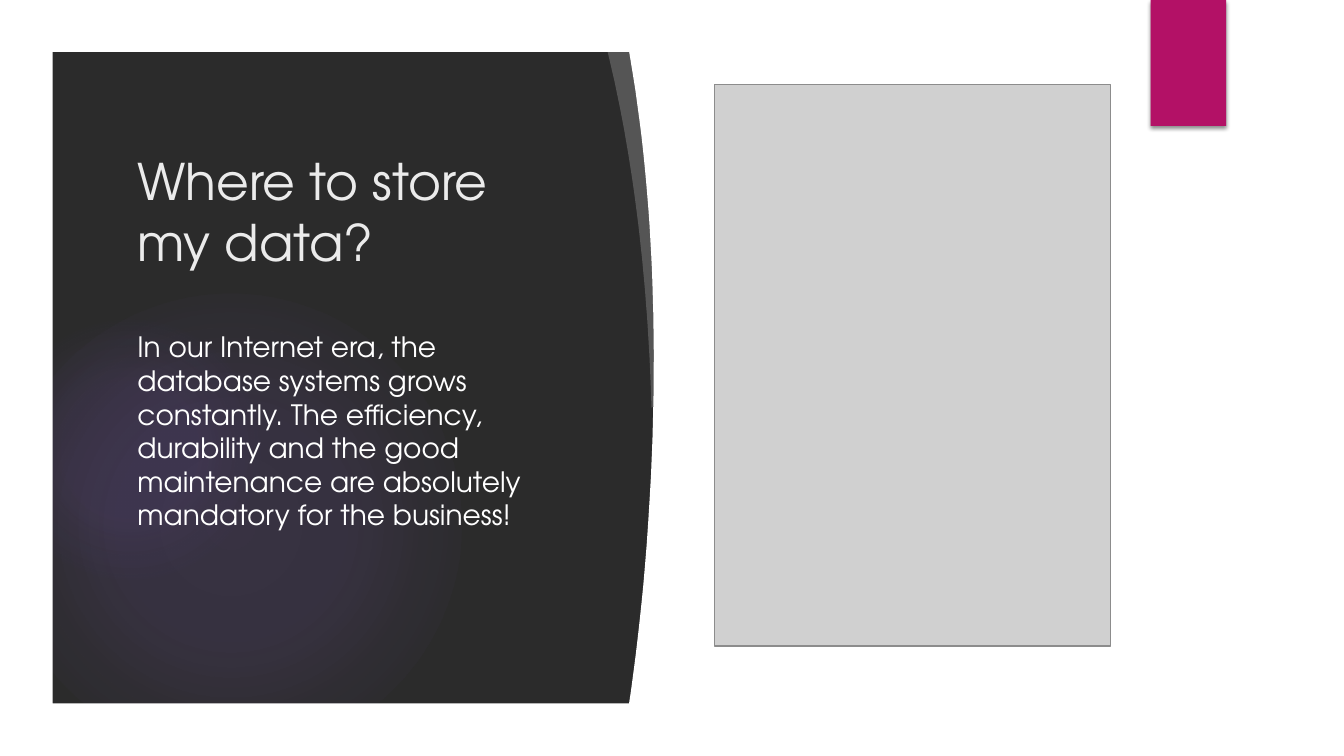
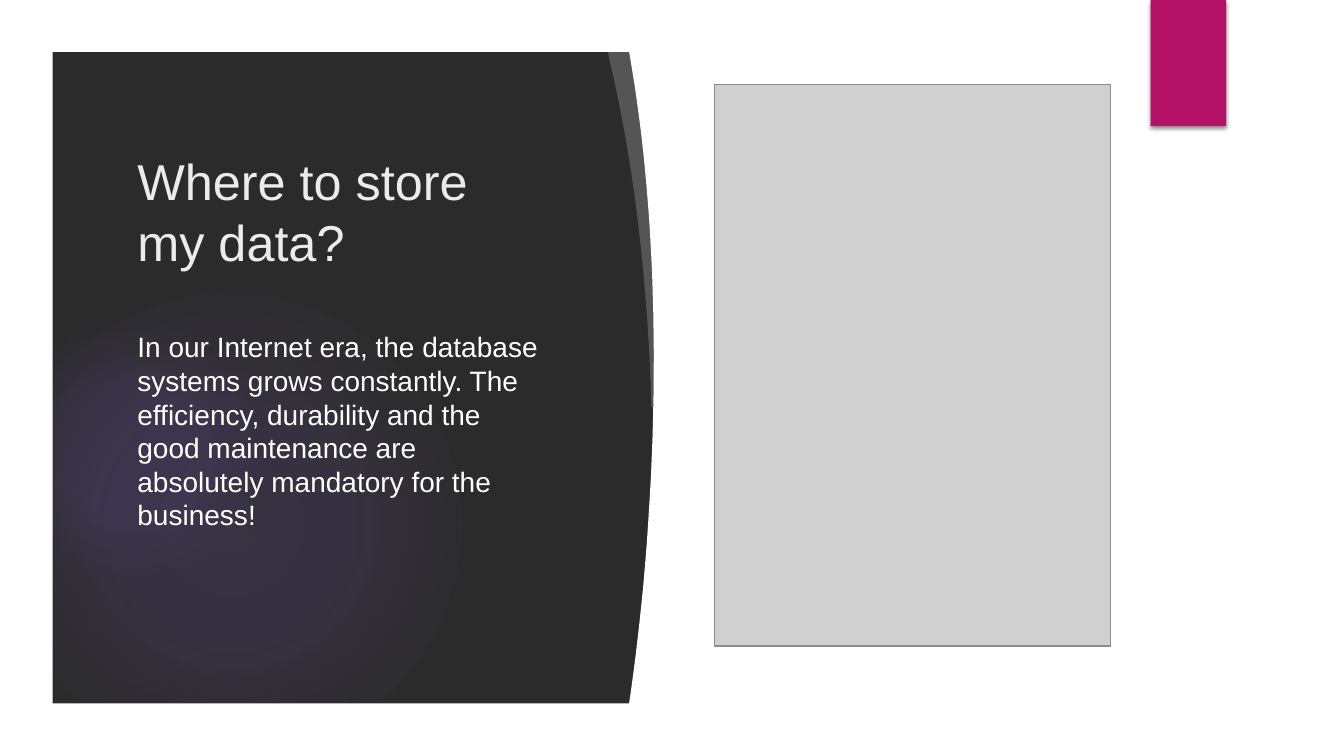
Before and after one commit to velizar92/TSK_Presentations, a slide deck: slide 3 of Databases_and_EntityFrameworkCore.pptx. Drawn at 1344x756 pixels with LibreOffice and Linux fonts; fonts in the diff are those of the drawing; grey boxes stand for pictures; background and template pictures are left out; a plain dark background stands for a picture behind light text. Boxes give left, top, right and bottom in pixels: in the first picture for what was removed or moved away, otherwise in the second. Text is boxed around its words. In the diff, an @@ line names an element or a change of style, - is before the commit and + after.

```diff
--- a/Databases_and_EntityFrameworkCore.pptx
+++ b/Databases_and_EntityFrameworkCore.pptx
@@ title "Where to store my data?" at (137, 163, 468, 270): font TeX Gyre Adventor to Arial @@
@@ text "In our Internet era, the ..." at (137, 336, 537, 526): font TeX Gyre Adventor to Arial @@
```
Also in this commit, not shown: 7 other slides changed, 1 slide added.
